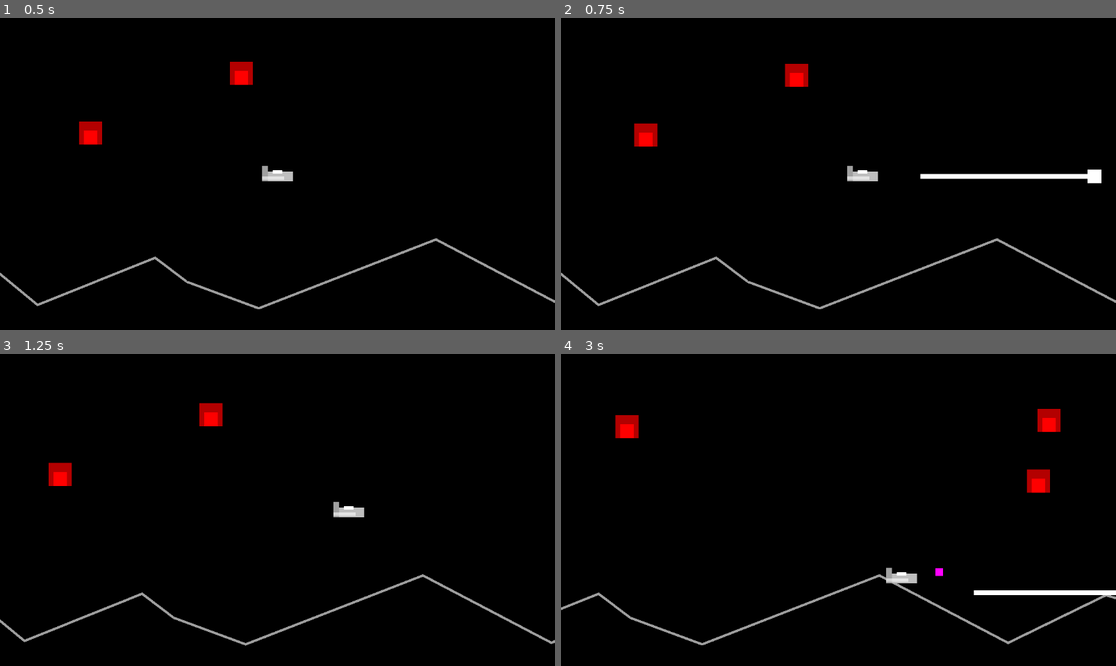
Above: before the commit, frames 1-4 (two rows, left to right).
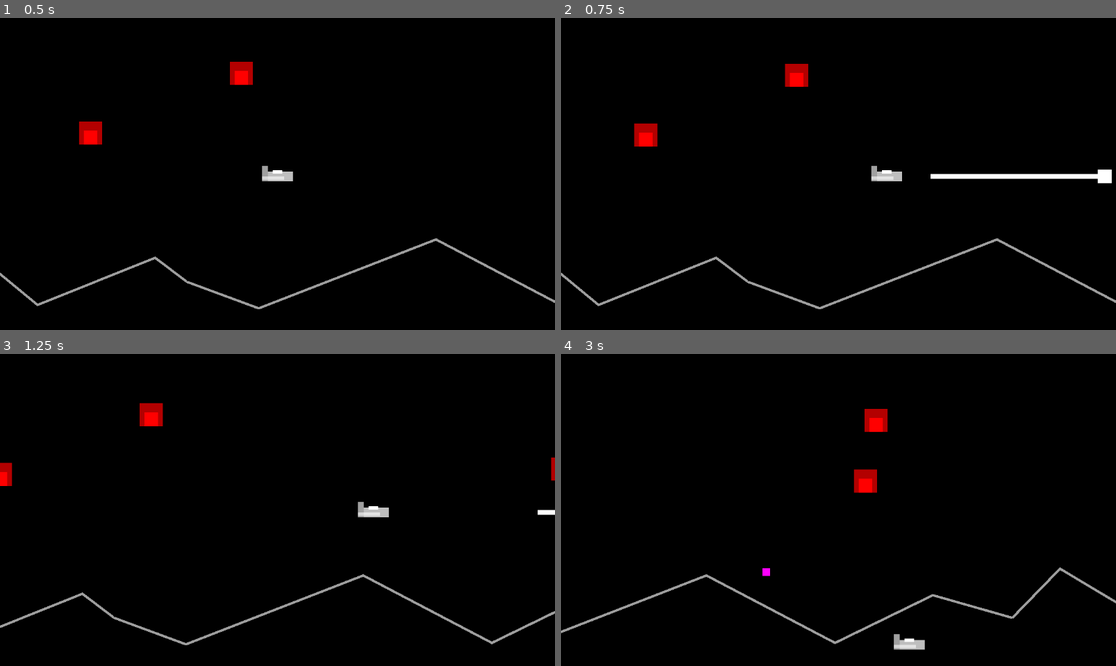
Above: after the commit, the same moments.

Repository: Toxe/godot-defender-clone
Game: Godot game, scene res://scenes/levels/main.tscn
The game is run twice, just before and just after one commit, with the same random seed, the same clock (stepped at 60 frames per second) and the same inputs.
Inputs:
- Up to frame 1 (0.5 s): no input
- Up to frame 2 (0.75 s): hold Right (move_right) from 0.53 s (still down); tap Space (fire) at 0.6 s
- Up to frame 3 (1.25 s): keep holding Right (move_right)
- Up to frame 4 (3 s): release Right (move_right) at 1.28 s; hold Down (move_down) 1.28-2.03 s; tap Space (fire) at 1.35, 2.1, 2.85 s; hold Right (move_right) 2.03-2.78 s; hold Up (move_up) from 2.78 s (still down)

Frame 1 is identical in both runs. In frame 2, 0.5% of the frame differs, in the area x 51-100%, y 47-54%; in frame 3, 3.5%; in frame 4, 4.4%, in the area x 0-100%, y 17-95%.

Commit message:
Increase player speed

Diff:
--- a/G01_Defender/scenes/player/player.gd
+++ b/G01_Defender/scenes/player/player.gd
@@ -3,7 +3,7 @@
 signal player_killed
 
 const laser_scene = preload("laser.tscn")
-const speed: float = 250
+const speed: float = 500
 
 
 func _process(_delta):
